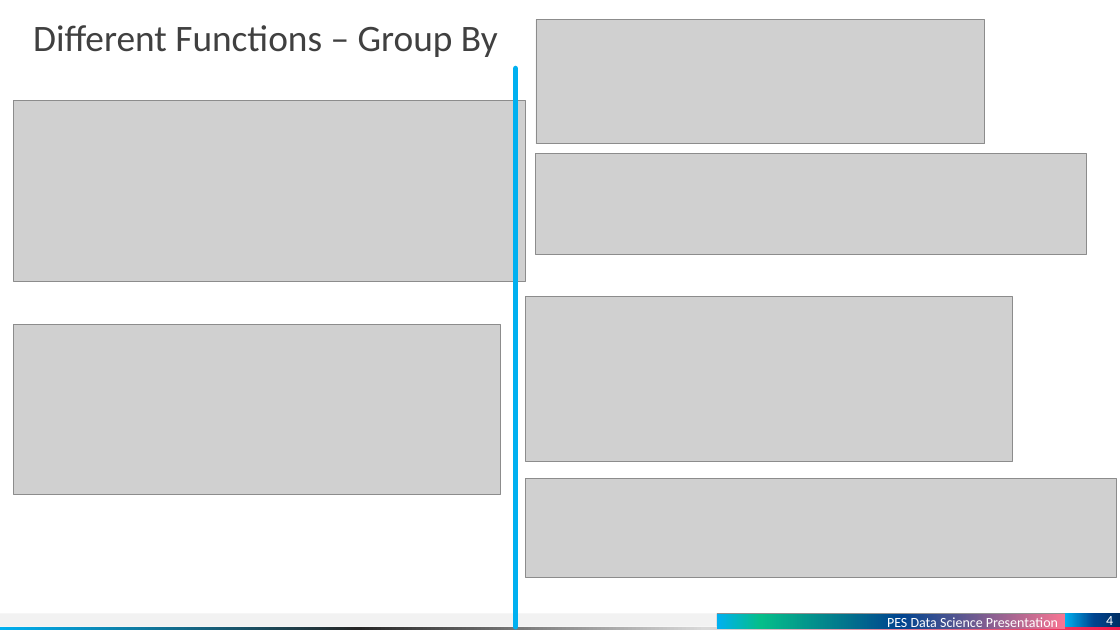
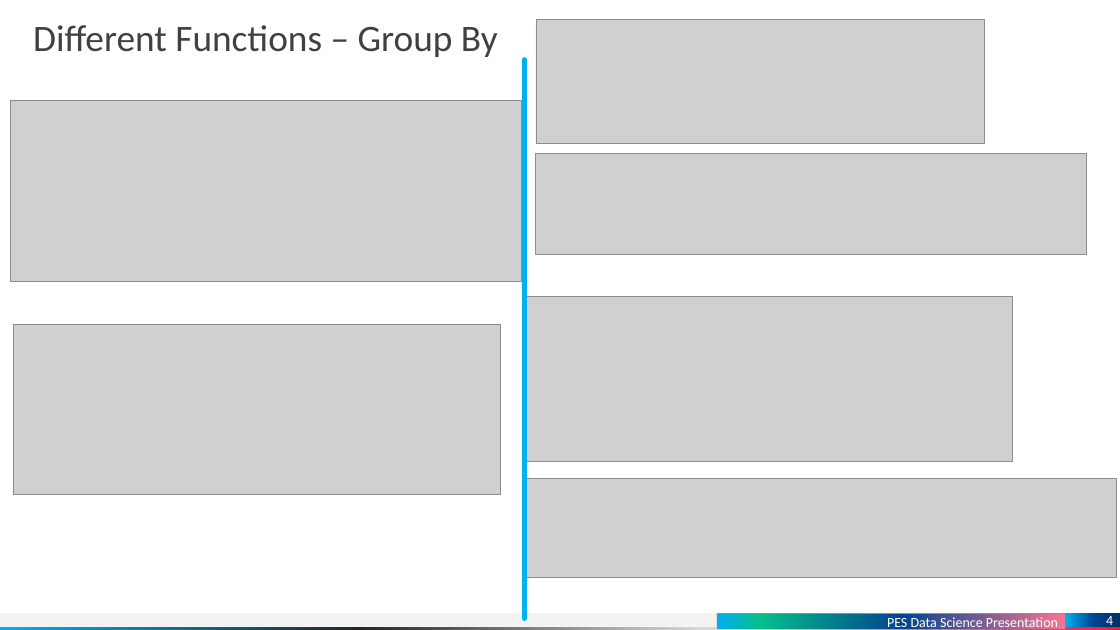
Before and after one commit to dinuthomas/pesmtech, a slide deck: slide 4 of presentation/medicine.pptx. Drawn at 1120x630 pixels with LibreOffice and Linux fonts; fonts in the diff are those of the drawing; grey boxes stand for pictures. Boxes give left, top, right and bottom in pixels: in the first picture for what was removed or moved away, otherwise in the second. Text is boxed around its words. In the diff, an @@ line names an element or a change of style, - is before the commit and + after.

```diff
--- a/presentation/medicine.pptx
+++ b/presentation/medicine.pptx
@@ line moved from (516, 69) - (516, 627) to (524, 60) - (524, 618) @@
@@ picture: place and size @@
-picture at [14, 101, 526, 282]
+picture at [10, 101, 522, 282]
```
Also in this commit, not shown: 2 other slides changed.
